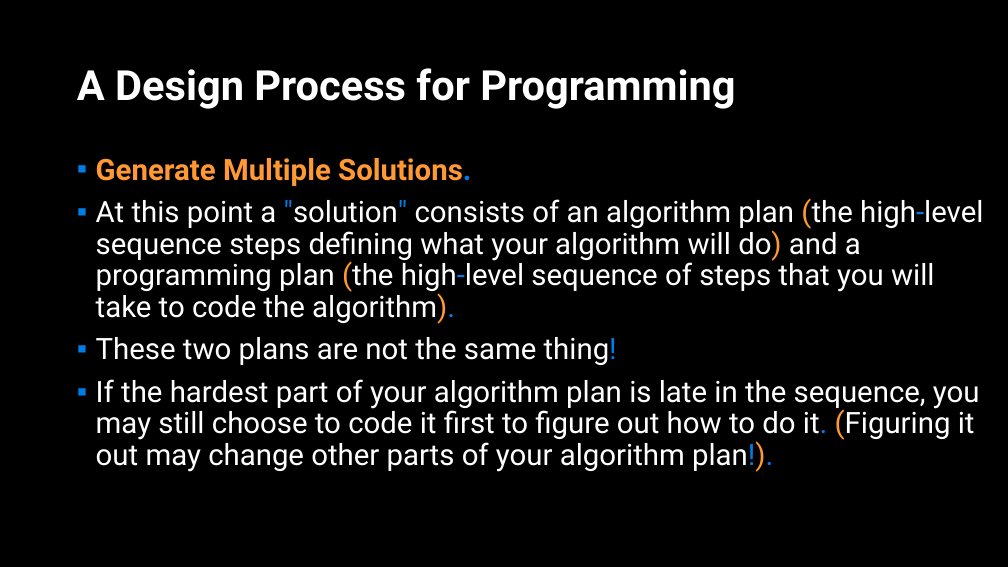
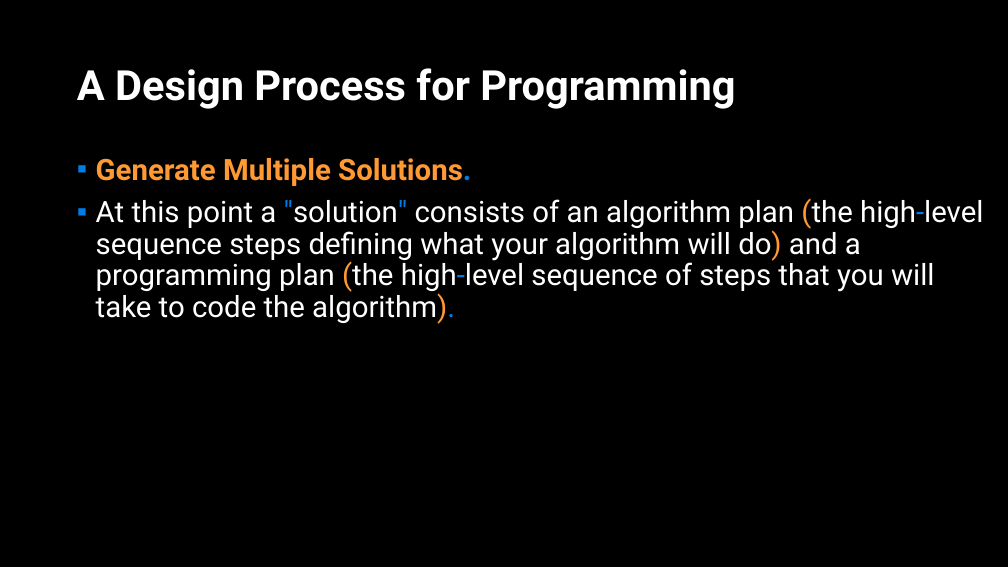
Before and after one commit to APS106/APS106-winter-2022-material, a slide deck: slide 41 of lectures/week2/lecture2/slides/week2_lecture2.pptx (slide 35 before the commit). Drawn at 1008x567 pixels with LibreOffice and Linux fonts; fonts in the diff are those of the drawing; background and template pictures are left out. Boxes give left, top, right and bottom in pixels: in the first picture for what was removed or moved away, otherwise in the second. Text is boxed around its words. In the diff, an @@ line names an element or a change of style, - is before the commit and + after.

```diff
--- a/lectures/week2/lecture2/slides/week2_lecture2.pptx
+++ b/lectures/week2/lecture2/slides/week2_lecture2.pptx
@@ text at (96,337,980,472): paragraphs removed @@
-▪ These two plans are not the same thing!
-▪ If the hardest part of your algorithm plan is late in the sequence, you may still choose to code it first to figure out how to do it. (Figuring it out may change other parts of your algorithm plan!).
```
Also in this commit, not shown: 10 other slides changed, 6 slides added, 3 other files.
